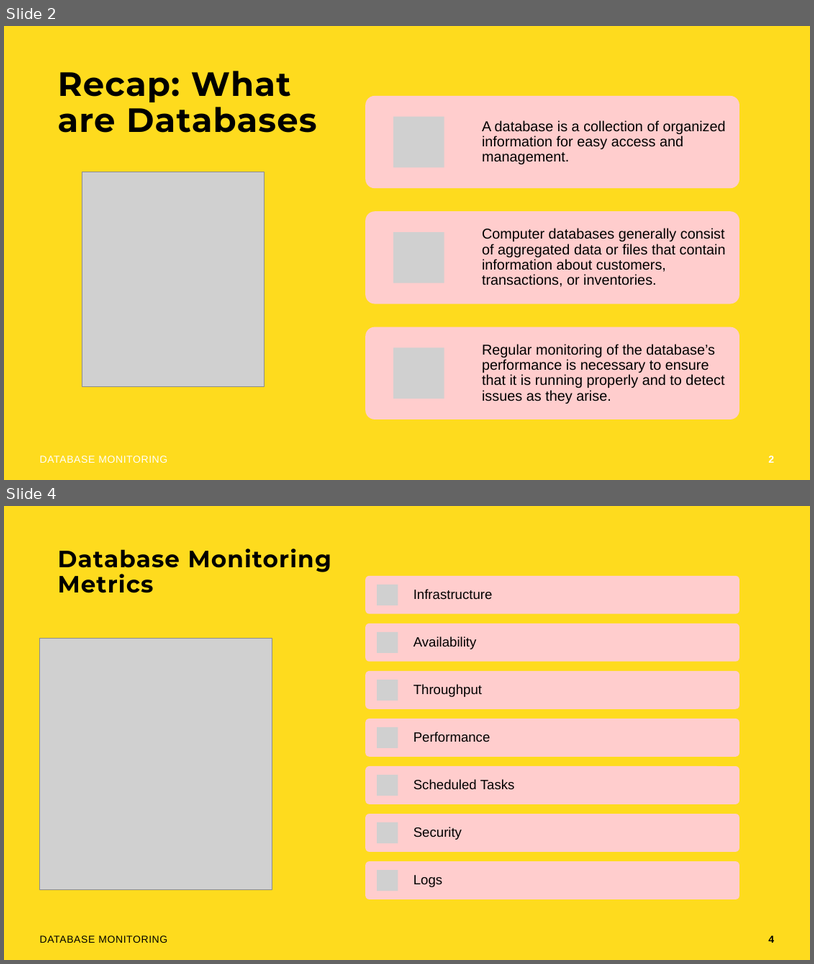
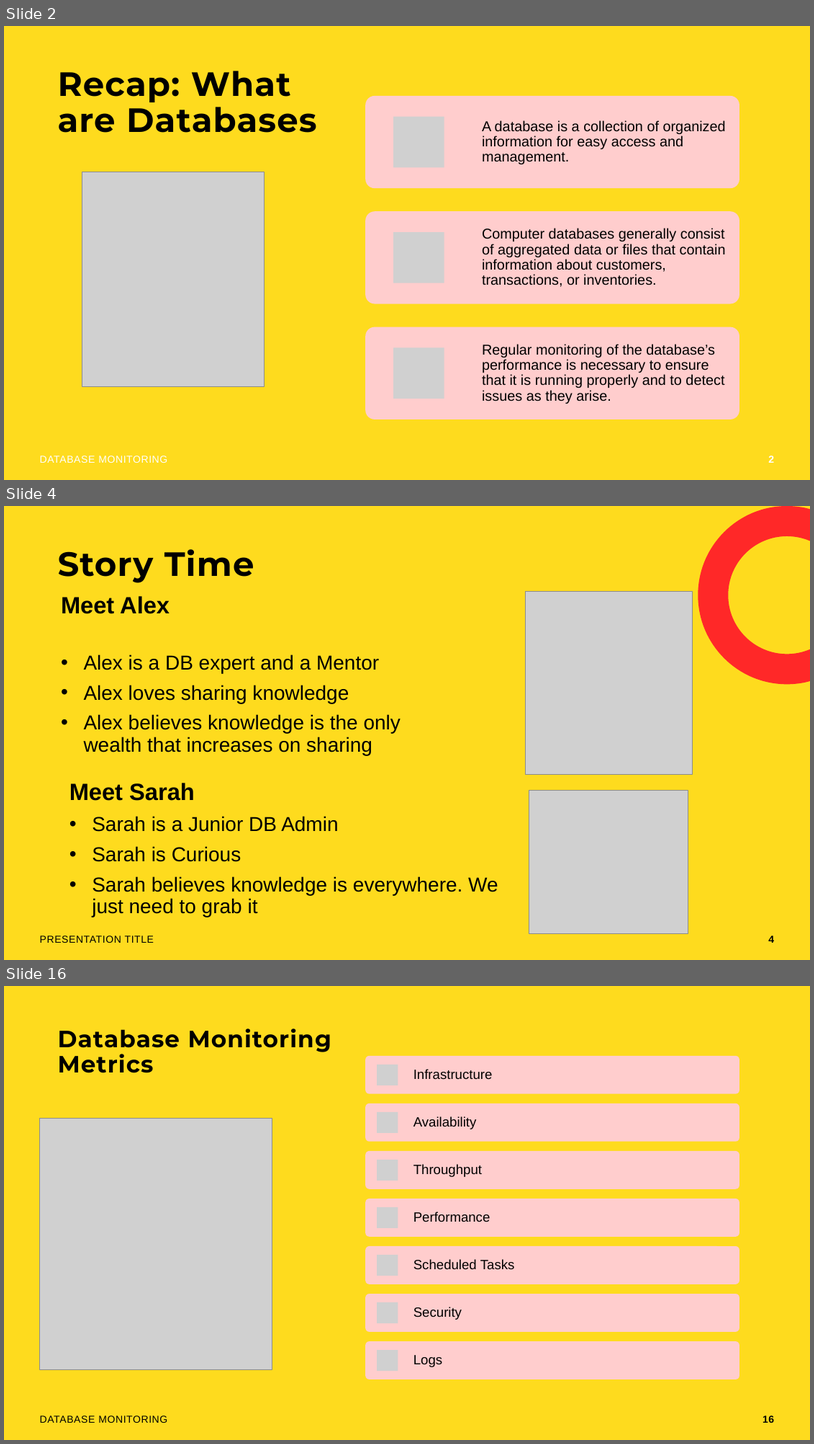
Before and after one commit to rolling-scopes-school/devops, a slide deck: modules/11. Monitoring/Database Monitoring.pptx. Shown one above the other, each under a label of ours: slides 2 and 4 before the commit, slides 2, 4 and 16 after it; the slides between them are not shown. The pictures are 814x964 and 814x1444 pixels, drawn with LibreOffice and Linux fonts; fonts in the diff are those of the drawing; grey boxes stand for pictures; background and template pictures are left out. Boxes give left, top, right and bottom in pixels: in the first picture for what was removed or moved away, otherwise in the second. Text is boxed around its words. In the diff, an @@ line names an element or a change of style, - is before the commit and + after.

```diff
--- a/modules/11. Monitoring/Database Monitoring.pptx
+++ b/modules/11. Monitoring/Database Monitoring.pptx
@@ slide 4 added at (4,506,810,960), background #FEDB1E @@
@@ freeform shape added at (699,506,810,684), fill #FF2828 @@
@@ title added at (58,549,255,583), 40 pt, text #000000, bold @@
+Story Time
@@ picture added at (526,591,693,775) @@
@@ text added at (61,596,401,755), 24 pt, text #000000 @@
+Meet Alex
+• Alex is a DB expert and a Mentor
+• Alex loves sharing knowledge
+• Alex believes knowledge is the only wealth that increases on sharing
@@ text added at (70,782,499,916), 24 pt, text #000000 @@
+Meet Sarah
+• Sarah is a Junior DB Admin
+• Sarah is Curious
+• Sarah believes knowledge is everywhere. We just need to grab it
@@ picture added at (529,790,688,934) @@
@@ text added at (40,935,154,942), 12 pt, text #000000 @@
+PRESENTATION TITLE
@@ page number added at (769,935,774,942), 12 pt, text #000000, bold @@
+4
@@ what was slide 4 is now slide 16 @@
@@ page number at (763,1415,774,1422): text changed @@
-4
+16
```
Also in this commit, not shown: 18 slides changed, 11 other slides added.
